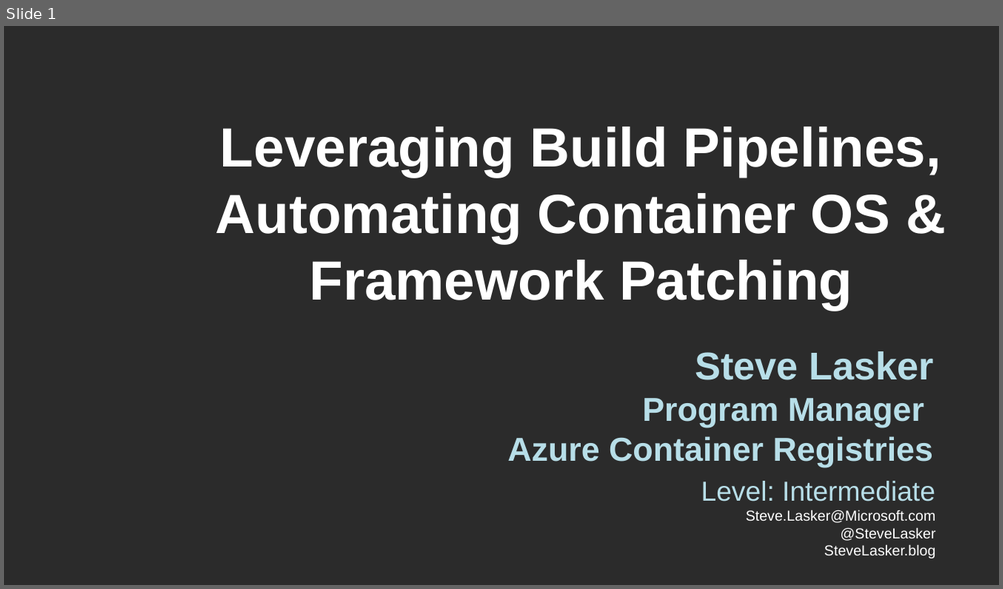
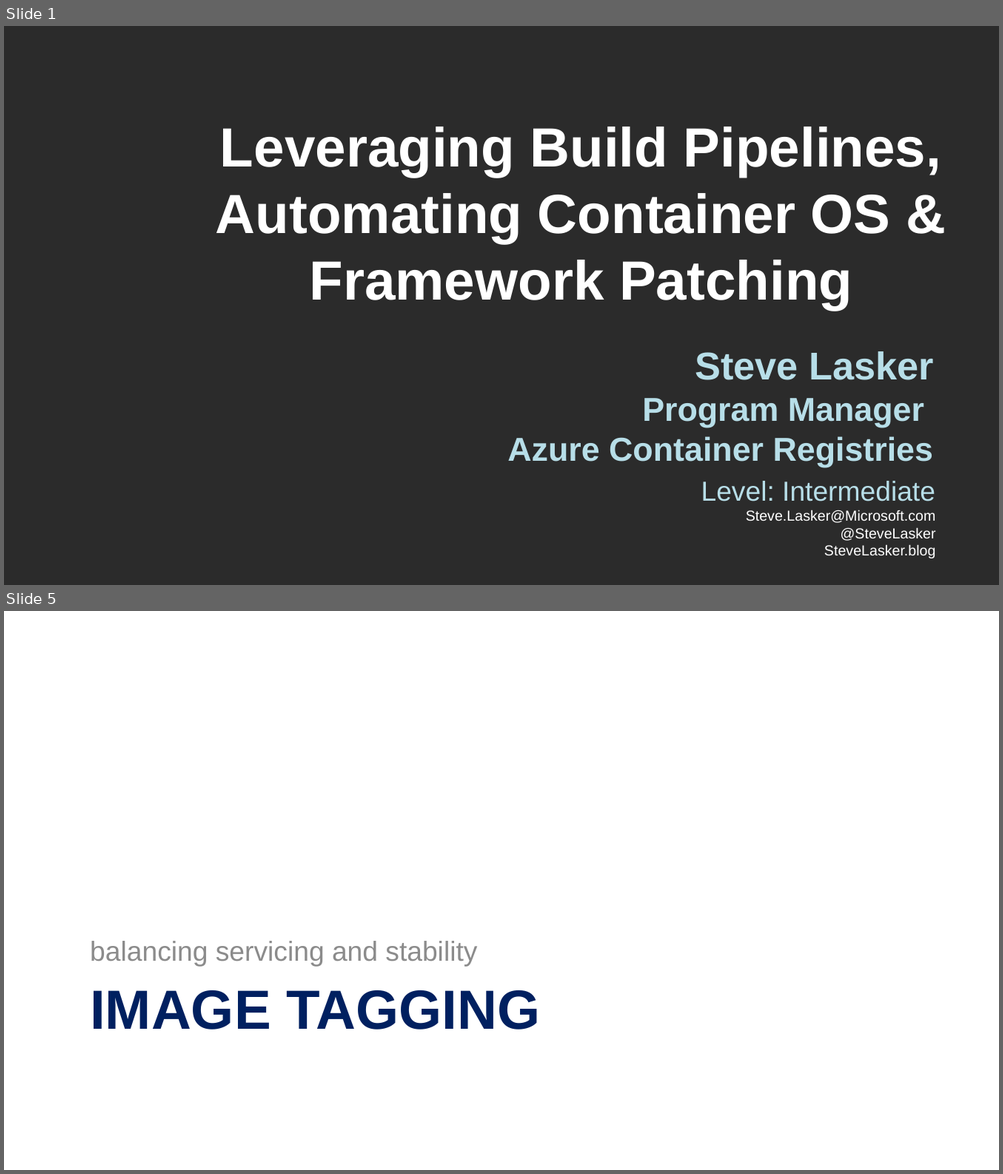
Before and after one commit to SteveLasker/Presentations, a slide deck: CloudContainersLive19-OSandFxPatching.pptx. Shown one above the other, each under a label of ours: slide 1 before the commit, slides 1 and 5 after it; the slides between them are not shown. The pictures are 1003x589 and 1003x1174 pixels, drawn with LibreOffice and Linux fonts; fonts in the diff are those of the drawing; background and template pictures are left out; a plain dark background stands for a picture behind light text. Boxes give left, top, right and bottom in pixels: in the first picture for what was removed or moved away, otherwise in the second. Text is boxed around its words. In the diff, an @@ line names an element or a change of style, - is before the commit and + after.

```diff
--- a/CloudContainersLive19-OSandFxPatching.pptx
+++ b/CloudContainersLive19-OSandFxPatching.pptx
@@ slide 5 added at <box>4,611,999,1170</box>, background picture (left out) @@
@@ text added at <box>90,941,477,967</box>, 26.7 pt, text #8C8C8C @@
+balancing servicing and stability
@@ title added at <box>90,991,540,1030</box>, 53.3 pt, text #002060, bold @@
+IMAGE TAGGING
```
Also in this commit, not shown: 2 slides changed, 6 other slides added, 1 slide removed, 6 other files.
